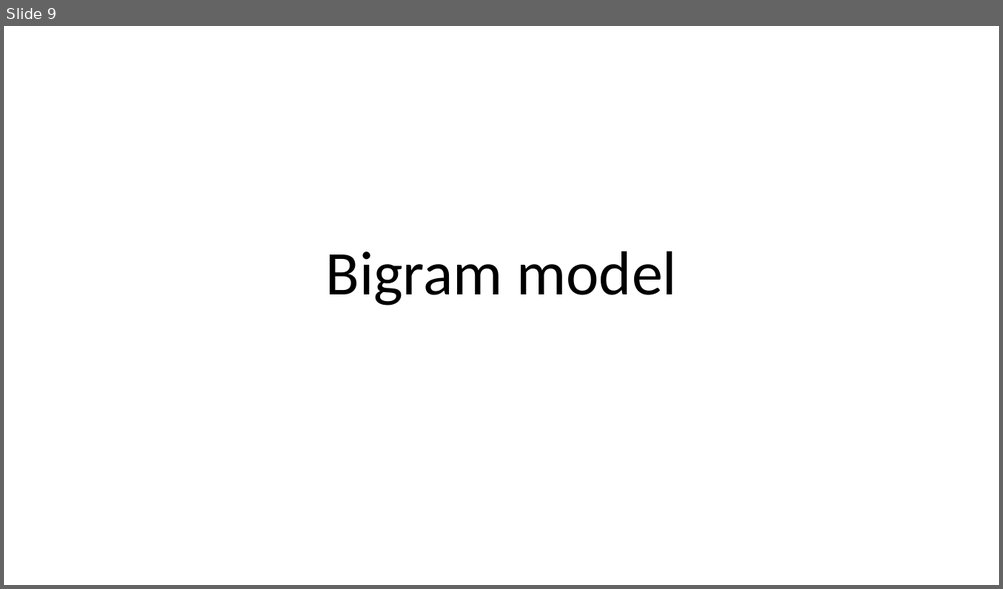
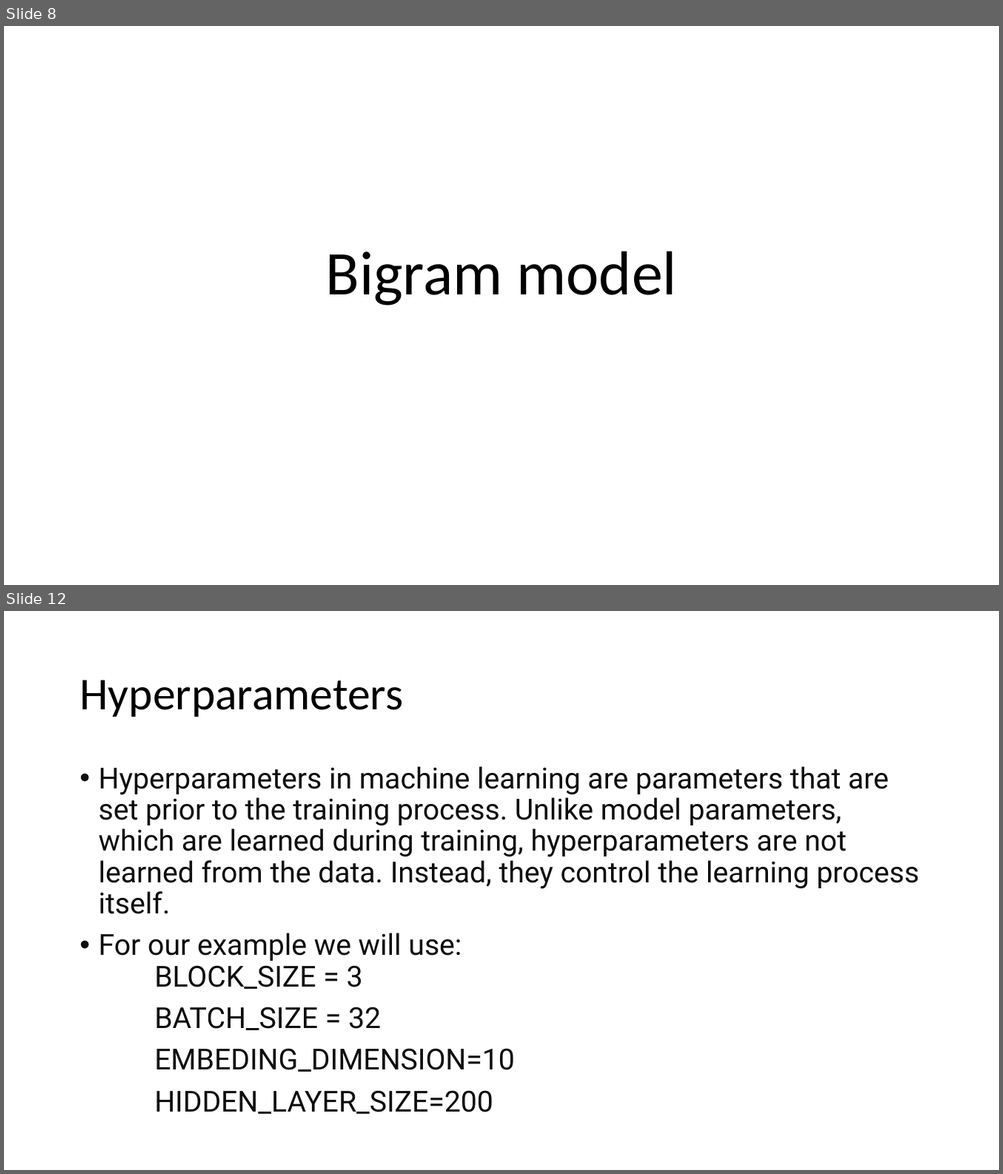
Before and after one commit to bodzio50318/genAiWorkshop, a slide deck: AiDem.pptm. Shown one above the other, each under a label of ours: slide 9 before the commit, slides 8 and 12 after it; the slides between them are not shown. The pictures are 1003x589 and 1003x1174 pixels, drawn with LibreOffice and Linux fonts; fonts in the diff are those of the drawing. Boxes give left, top, right and bottom in pixels: in the first picture for what was removed or moved away, otherwise in the second. Text is boxed around its words. In the diff, an @@ line names an element or a change of style, - is before the commit and + after.

```diff
--- a/AiDem.pptm
+++ b/AiDem.pptm
@@ slide 12 added at (4, 611, 999, 1170), background #FFFFFF @@
@@ title added at (79, 680, 403, 717), 44 pt, text #000000 @@
+Hyperparameters
@@ text added at (99, 766, 919, 1114), 28 pt, text #0D0D0D @@
+• Hyperparameters in machine learning are parameters that are set prior to the training process. Unlike model parameters, which are learned during training, hyperparameters are not learned from the data. Instead, they control the learning process itself.
+• For our example we will use:
+  BLOCK_SIZE = 3
+BATCH_SIZE = 32
+EMBEDING_DIMENSION=10
+HIDDEN_LAYER_SIZE=200
@@ what was slide 9 is now slide 8 @@
```
Also in this commit, not shown: 3 slides changed, 6 other slides added, 1 slide removed, 4 other files.
